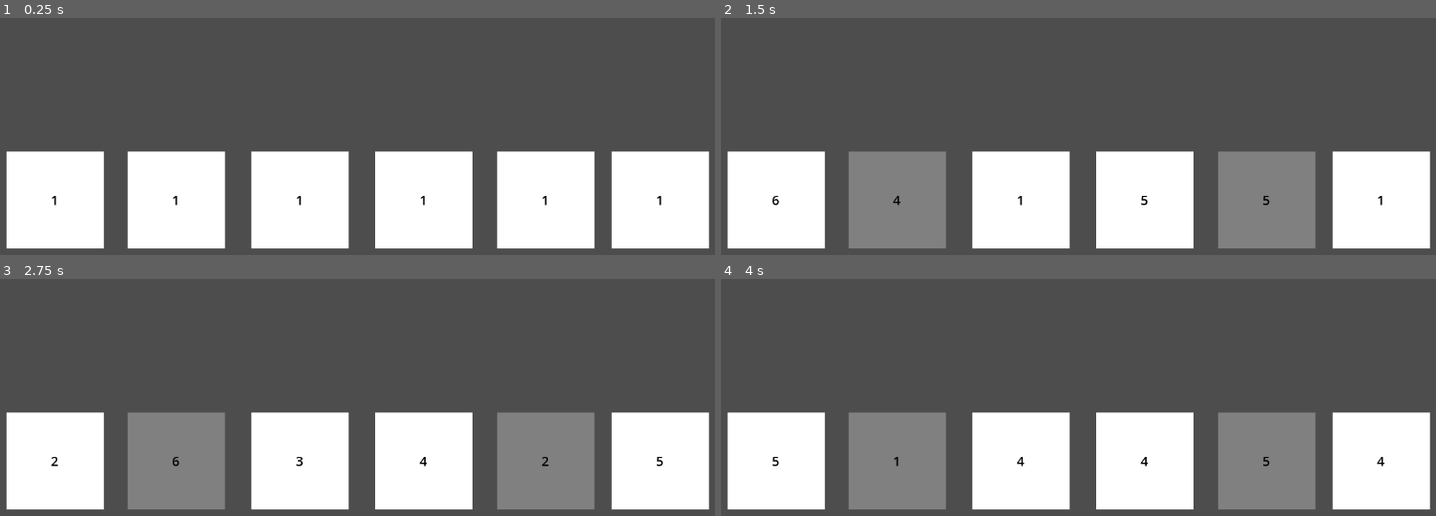
Above: before the commit, frames 1-4 (two rows, left to right).
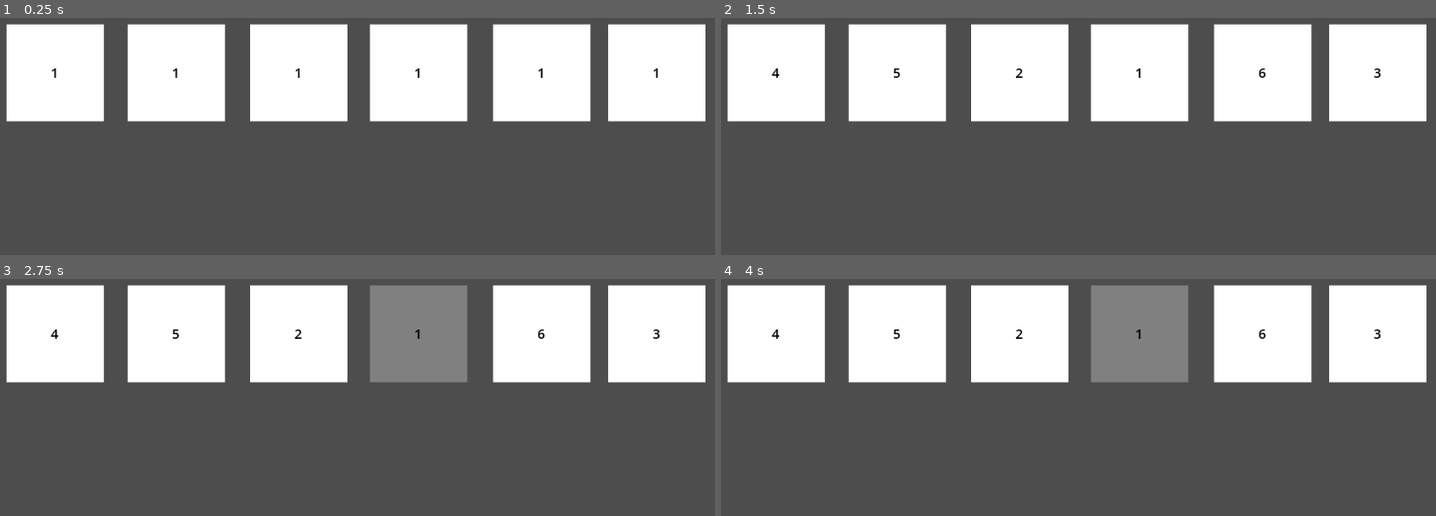
Above: after the commit, the same moments.

Repository: SvenMokveldje/Dertigen-Game
Game: Godot game, scene res://Scenes/main.tscn
The game is run twice, just before and just after one commit, with the same random seed, the same clock (stepped at 60 frames per second) and the same inputs.
Inputs (mouse positions are in pixels of both pictures, inside the frame that each line leads up to):
- Up to frame 1 (0.25 s): no input
- Up to frame 2 (1.5 s): tap Enter at 0.5 s; move the mouse to (1250, 183) at 0.52 s; click (1250, 183) at 0.6 s; tap Space at 1.25 s; move the mouse to (928, 226) at 1.27 s; click (928, 226) at 1.35 s
- Up to frame 3 (2.75 s): tap Enter at 2 s; move the mouse to (436, 371) at 2.02 s; click (436, 371) at 2.1 s
- Up to frame 4 (4 s): tap Space at 2.75 s; move the mouse to (outside the picture) at 2.77 s; click (outside the picture) at 2.85 s; tap Enter at 3.5 s; move the mouse to (outside the picture) at 3.52 s; click (outside the picture) at 3.6 s

The runs differ from the first frame. In frame 1, 68% of the frame differs, in the area x 0-100%, y 2-98%; in frame 2, 68%; in frame 3, 67%; in frame 4, 67%.

Commit message:
feat: game-state-logic

Diff:
--- a/DieLogic.gd
+++ b/DieLogic.gd
@@ -9,13 +9,16 @@
 func _ready() -> void:
 	dieText.text = str(currentNum)
 
+func throwDie() -> void:
+	currentNum = randi() % 6 + 1
+	dieText.text = str(currentNum)
 
 # Called every frame. 'delta' is the elapsed time since the previous frame.
 func _process(delta: float) -> void:
-	if Input.is_action_just_pressed("click"):
-		currentNum = randi() % 6 + 1
-		dieText.text = str(currentNum)
+	pass
 
+
+# Change die color on selection
 func _on_control_die_selected(value: Variant) -> void:
 	selected = value
 
--- a/Scenes/DieUIControl.gd
+++ b/Scenes/DieUIControl.gd
@@ -13,6 +13,7 @@
 func _process(delta: float) -> void:
 	pass
 
+# Check if a die is selected
 func _input(event: InputEvent) -> void:
 	if event is InputEventMouseButton and event.pressed and event.button_index == MOUSE_BUTTON_LEFT:
 		var bounds = Rect2(background.global_position, background.size)
--- a/Scenes/MainLogic.gd
+++ b/Scenes/MainLogic.gd
@@ -1,11 +1,31 @@
 extends Node2D
 
+enum GameStates {THROW, SELECT}
+var currentGameState
+var dicesLeft
 
 # Called when the node enters the scene tree for the first time.
 func _ready() -> void:
-	pass # Replace with function body.
-
+	dicesLeft = 6
+	currentGameState = GameStates.THROW
 
 # Called every frame. 'delta' is the elapsed time since the previous frame.
 func _process(delta: float) -> void:
+	if Input.is_action_just_pressed("click"):
+		roundLogic()
+
+# Check the game state and apply the correct function
+func roundLogic():
+	match currentGameState:
+		GameStates.THROW:
+			throwRound()
+			currentGameState = GameStates.SELECT
+		GameStates.SELECT:
+			pass
+
+# Apply a throwing round
+func throwRound():
+	get_tree().call_group("Dice", "throwDie")
+
+func selectRound():
 	pass
--- a/Scenes/die.tscn
+++ b/Scenes/die.tscn
@@ -3,7 +3,7 @@
 [ext_resource type="Script" path="res://DieLogic.gd" id="1_2fgl7"]
 [ext_resource type="Script" path="res://Scenes/DieUIControl.gd" id="2_ofqs3"]
 
-[node name="Die" type="Node2D"]
+[node name="Die" type="Node2D" groups=["Dice"]]
 script = ExtResource("1_2fgl7")
 
 [node name="Control" type="Control" parent="."]
--- a/Scenes/main.tscn
+++ b/Scenes/main.tscn
@@ -7,19 +7,19 @@
 script = ExtResource("1_7p62h")
 
 [node name="Die" parent="." instance=ExtResource("1_ikj4i")]
-position = Vector2(113, 316)
+position = Vector2(113, 123)
 
 [node name="Die2" parent="." instance=ExtResource("1_ikj4i")]
-position = Vector2(296, 316)
+position = Vector2(296, 123)
 
 [node name="Die3" parent="." instance=ExtResource("1_ikj4i")]
-position = Vector2(483, 316)
+position = Vector2(481, 123)
 
 [node name="Die4" parent="." instance=ExtResource("1_ikj4i")]
-position = Vector2(670, 316)
+position = Vector2(848, 123)
 
 [node name="Die5" parent="." instance=ExtResource("1_ikj4i")]
-position = Vector2(854, 316)
+position = Vector2(1022, 123)
 
 [node name="Die6" parent="." instance=ExtResource("1_ikj4i")]
-position = Vector2(1027, 316)
+position = Vector2(662, 123)
